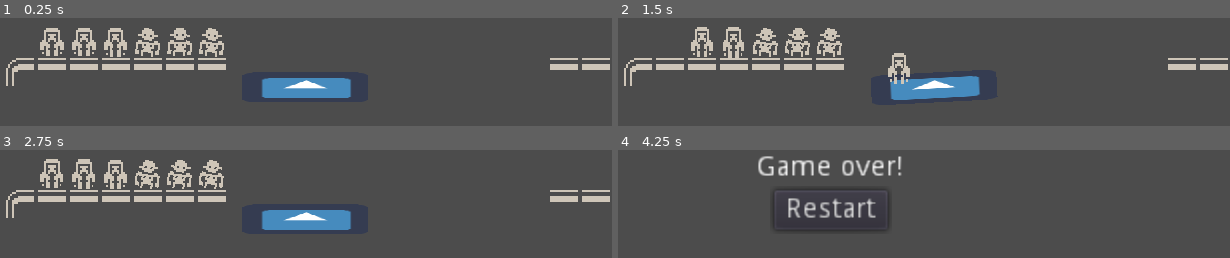
Above: before the commit, frames 1-4 (two rows, left to right).
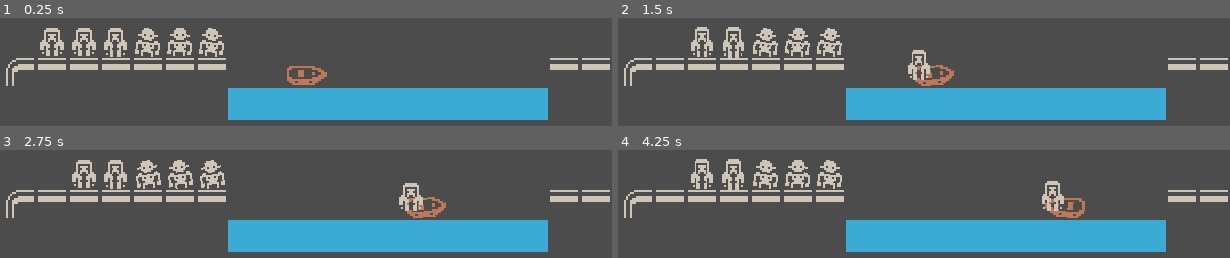
Above: after the commit, the same moments.

Repository: jozsefgorcs/godot_cannibals_in_a_boat
Game: Godot game, scene res://Game.tscn
Same seed, same stepped clock (60 frames per second), same inputs: the game is played once before the commit and once after it. The engine's default icon, where the game draws it, is replaced by a stand-in: a white triangle on a blue panel in a dark square.
Inputs (mouse positions are in pixels of both pictures, inside the frame that each line leads up to):
- Up to frame 1 (0.25 s): no input
- Up to frame 2 (1.5 s): move the mouse to (673, 40) at 0.52 s; tap Space (boat_go) at 0.6, 1.35 s; click (673, 40) at 0.67 s; move the mouse to (703, 40) at 1.27 s; click (703, 40) at 1.42 s
- Up to frame 3 (2.75 s): click (214, 210) at 2 s, where only the run before the commit has a clickable "Restart"
- Up to frame 4 (4.25 s): move the mouse to (734, 172) at 2.77 s; tap Space (boat_go) at 2.85, 3.6 s; click (734, 172) at 2.92 s; move the mouse to (764, 172) at 3.52 s; click (764, 172) at 3.67 s

The runs differ from the first frame. In frame 1, 17% of the frame differs, in the area x 37-90%, y 44-95%; in frame 2, 18%; in frame 3, 20%; in frame 4, 25%, in the area x 0-100%, y 5-95%.

Commit message:
Fix sit inside bug

Diff:
--- a/Boat.tscn
+++ b/Boat.tscn
@@ -1,6 +1,6 @@
 [gd_scene load_steps=4 format=2]
 
-[ext_resource path="res://icon.png" type="Texture" id=1]
+[ext_resource path="res://Tiles/colored_transparent_packed.png" type="Texture" id=1]
 [ext_resource path="res://Boat.gd" type="Script" id=2]
 [ext_resource path="res://Spawnplace.tscn" type="PackedScene" id=3]
 
@@ -8,12 +8,15 @@
 script = ExtResource( 2 )
 
 [node name="Sprite" type="Sprite" parent="."]
-position = Vector2( -0.293763, 2.90148 )
-scale = Vector2( 0.983446, 0.234373 )
+position = Vector2( 0.257454, -3.1053 )
+scale = Vector2( 1.42639, 0.98522 )
 texture = ExtResource( 1 )
+hframes = 48
+vframes = 22
+frame = 923
 
 [node name="Seat1" parent="." instance=ExtResource( 3 )]
-position = Vector2( -16.5178, -7.55099 )
+position = Vector2( -6.59592, -8.65342 )
 
 [node name="Seat2" parent="." instance=ExtResource( 3 )]
-position = Vector2( 14.6301, -7.31503 )
+position = Vector2( 7.07057, -8.6537 )
--- a/Game.tscn
+++ b/Game.tscn
@@ -116,6 +116,20 @@
 6/shape_one_way_margin = 0.0
 6/shapes = [  ]
 6/z_index = 0
+7/name = "colored_transparent_packed.png 7"
+7/texture = ExtResource( 2 )
+7/tex_offset = Vector2( 0, 0 )
+7/modulate = Color( 1, 1, 1, 1 )
+7/region = Rect2( 128, 80, 16, 16 )
+7/tile_mode = 0
+7/occluder_offset = Vector2( 0, 0 )
+7/navigation_offset = Vector2( 0, 0 )
+7/shape_offset = Vector2( 0, 0 )
+7/shape_transform = Transform2D( 1, 0, 0, 1, 0, 0 )
+7/shape_one_way = false
+7/shape_one_way_margin = 0.0
+7/shapes = [  ]
+7/z_index = 0
 
 [sub_resource type="Animation" id=2]
 resource_name = "boat_back"
@@ -180,7 +194,7 @@
 tile_set = SubResource( 1 )
 cell_size = Vector2( 16, 16 )
 format = 1
-tile_data = PoolIntArray( 655366, 3, 0, 655367, 2, 0, 655368 …(120 unchanged characters)… 655387, 2, 0, 655388, 2, 0, 655389, 1, 0 )
+tile_data = PoolIntArray( 655366, 3, 0, 655367, 2, 0, 655368 …(120 unchanged characters)… 655387, 2, 0, 655388, 2, 0, 655389, 1, 0, 720909, 7, 0, 720910, 7, 0, 720911, 7, 0, 720912, 7, 0, 720913, 7, 0, 720914, 7, 0, 720915, 7, 0, 720916, 7, 0, 720917, 7, 0, 720918, 7, 0 )
 
 [node name="Boat" parent="." instance=ExtResource( 5 )]
 position = Vector2( 247.014, 172.834 )
--- a/GameManager.gd
+++ b/GameManager.gd
@@ -57,9 +57,11 @@
 		if(is_boat_left_side):
 			$AnimationPlayer.play("boat_go")
 			is_boat_left_side=false
+			$Boat/Sprite.flip_h=false
 		else:
 			$AnimationPlayer.play("boat_back")
 			is_boat_left_side=true
+			$Boat/Sprite.flip_h=true
 
 
 func place_character(what, where):
@@ -93,6 +95,10 @@
 			return sp
 	return null
 
+func is_character_standing_on_left_side(who):
+	if(who.current_place==null):
+		return false
+	return starterSpawnPoints.has(who.current_place)
 
 func _on_Character_wants_get_out(who):
 	if($AnimationPlayer.is_playing()):
@@ -103,14 +109,19 @@
 func _on_Character_wants_to_sit(who):
 	if($AnimationPlayer.is_playing()):
 		return
-	boat.sit(who)
+	if(is_boat_left_side && is_character_standing_on_left_side(who)):
+		boat.sit(who)
+	elif(!is_boat_left_side && !is_character_standing_on_left_side(who)):
+		boat.sit(who)
 
 
 func _on_AnimationPlayer_animation_finished(anim_name):
+	$Timer.start()
 	pass
 
 
 func _on_AnimationPlayer_animation_started(anim_name):
+	$Timer.stop()
 	pass # Replace with function body.
 
 
--- a/GameOver.gd
+++ b/GameOver.gd
@@ -1,20 +1,4 @@
 extends Control
-
-
-# Declare member variables here. Examples:
-# var a = 2
-# var b = "text"
-
-
-# Called when the node enters the scene tree for the first time.
-func _ready():
-	pass # Replace with function body.
-
-
-# Called every frame. 'delta' is the elapsed time since the previous frame.
-#func _process(delta):
-#	pass
-
 
 func _on_Button_pressed():
 	get_tree().change_scene("res://Game.tscn")
